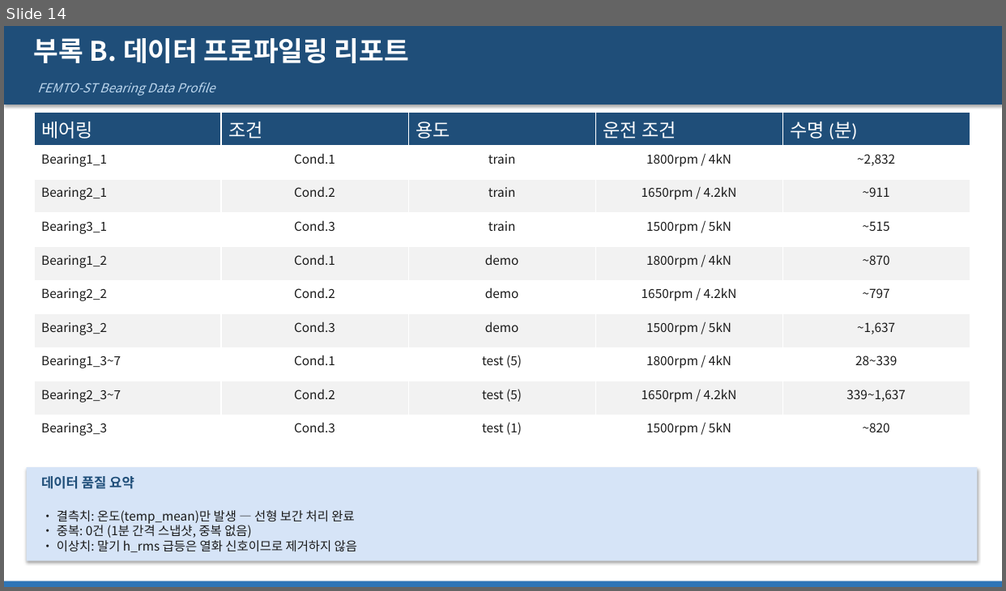
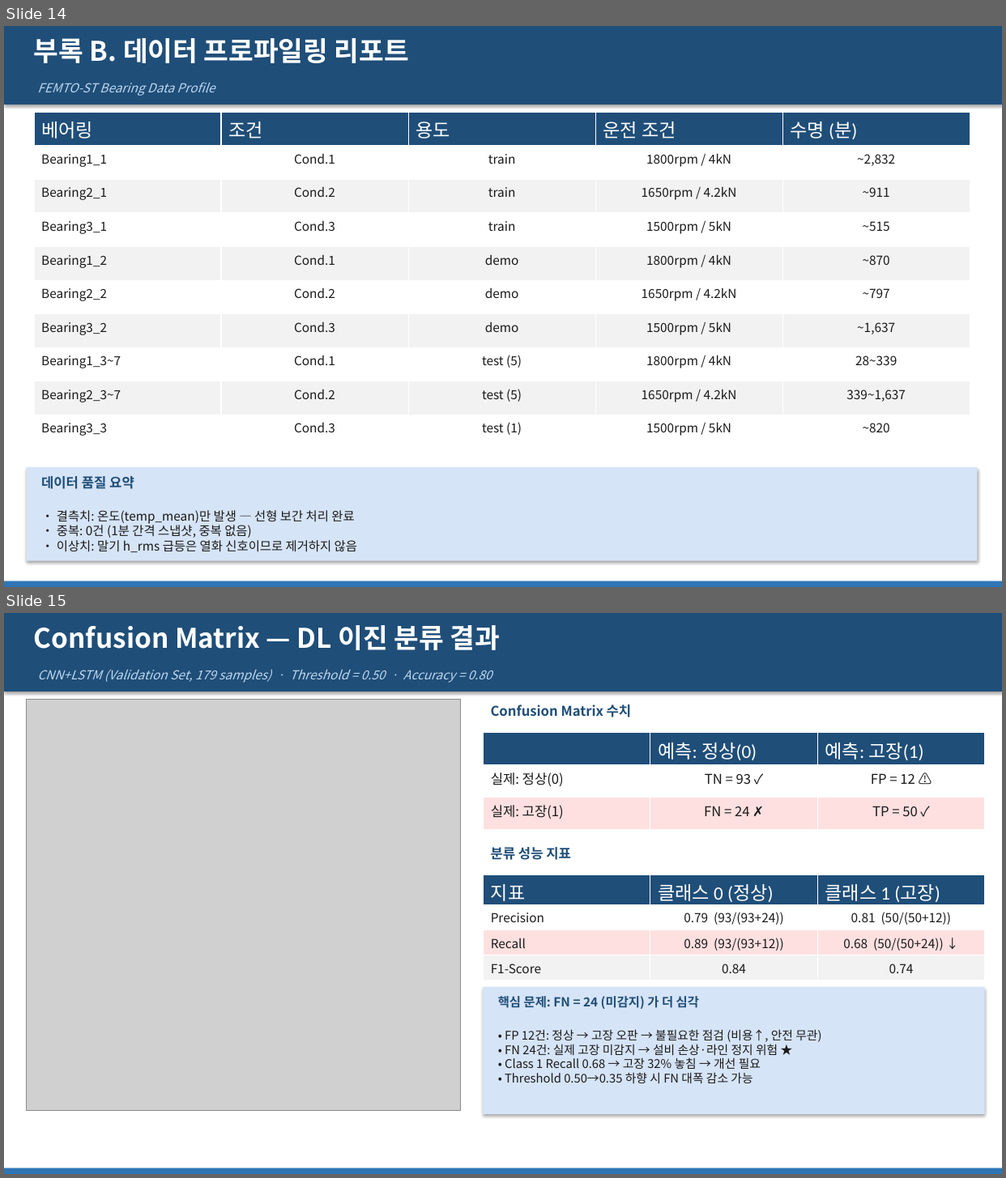
Before and after one commit to vapsnamheo-dev/AISOURCE, a slide deck: Homework/DL_FactoryAutomation/산출물/딥러닝_FEMTO_RUL_발표자료.pptx. Shown one above the other, each under a label of ours: slide 14 before the commit, slides 14 and 15 after it. The pictures are 1006x591 and 1006x1178 pixels, drawn with LibreOffice and Linux fonts; fonts in the diff are those of the drawing; grey boxes stand for pictures. Boxes give left, top, right and bottom in pixels: in the first picture for what was removed or moved away, otherwise in the second. Text is boxed around its words. In the diff, an @@ line names an element or a change of style, - is before the commit and + after.

Commit message:
feat: SHAP 예측 설명 추가 + Streamlit Cloud 버그 수정
- src/femto_shap.py: 로컬 CPU SHAP 분석 스크립트 추가
  LinearExplainer(분류) + KernelExplainer(GRU, 시간축 평균 근사)
- 산출물/_imgs/S1~S3: SHAP beeswarm + 피처 중요도 비교 차트 3종
- 딥러닝_FEMTO_RUL_발표자료.pptx: 부록C SHAP 슬라이드 3장 추가
- 딥러닝_산출물_발표용.docx: 부록E SHAP 분석 섹션 추가
- data/FEMTO_processed/vif_results.csv: 실제 VIF 값 재계산
- src/femto_preprocess.py: temp_mean 전체 NaN 시 0 대체 처리
- app/streamlit_femto.py: df.empty 시 경고 메시지 개선
- models/femto_lstm_rul.keras: Cloud 배포용 LSTM 모델 추가

```diff
--- a/Homework/DL_FactoryAutomation/산출물/딥러닝_FEMTO_RUL_발표자료.pptx
+++ b/Homework/DL_FactoryAutomation/산출물/딥러닝_FEMTO_RUL_발표자료.pptx
@@ slide 15 added at [4,613,1002,1174], background #FFFFFF @@
@@ rectangle added at [4,613,1002,692], fill #1F4E79 @@
@@ text added at [34,625,500,650], 26 pt, text #FFFFFF, bold @@
+Confusion Matrix — DL 이진 분류 결과
@@ text added at [37,670,492,683], 12 pt, text #BDD7EE, italic @@
+CNN+LSTM (Validation Set, 179 samples) · Threshold = 0.50 · Accuracy = 0.80
@@ picture added at [27,699,461,1111] @@
@@ text added at [491,705,632,717], 13 pt, text #1F4E79, bold @@
+Confusion Matrix 수치
@@ table added at [484,733,984,830], 3 rows, 3 columns @@
+ | 예측: 정상(0) | 예측: 고장(1)
+실제: 정상(0) | TN = 93 ✓ | FP = 12 ⚠
+실제: 고장(1) | FN = 24 ✗ | TP = 50 ✓
@@ text added at [491,847,571,860], 13 pt, text #1F4E79, bold @@
+분류 성능 지표
@@ table added at [484,875,984,977], 4 rows, 3 columns @@
+지표 | 클래스 0 (정상) | 클래스 1 (고장)
+Precision | 0.79 (93/(93+24)) | 0.81 (50/(50+12))
+Recall | 0.89 (93/(93+12)) | 0.68 (50/(50+24)) ↓
+F1-Score | 0.84 | 0.74
@@ rectangle added at [484,987,985,1114], fill #D6E4F7 @@
@@ text added at [498,996,699,1009], 12 pt, text #1F4E79, bold @@
+핵심 문제: FN = 24 (미감지) 가 더 심각
@@ text added at [505,1029,821,1084], 11.5 pt, text #1A1A1A @@
+• FP 12건: 정상 → 고장 오판 → 불필요한 점검 (비용↑, 안전 무관)
+• FN 24건: 실제 고장 미감지 → 설비 손상·라인 정지 위험 ★
+• Class 1 Recall 0.68 → 고장 32% 놓침 → 개선 필요
+• Threshold 0.50→0.35 하향 시 FN 대폭 감소 가능
@@ rectangle added at [4,1169,1002,1174], fill #2E75B6 @@
```
Also in this commit, not shown: 1 slide changed, 4 other slides added, 9 other files.
